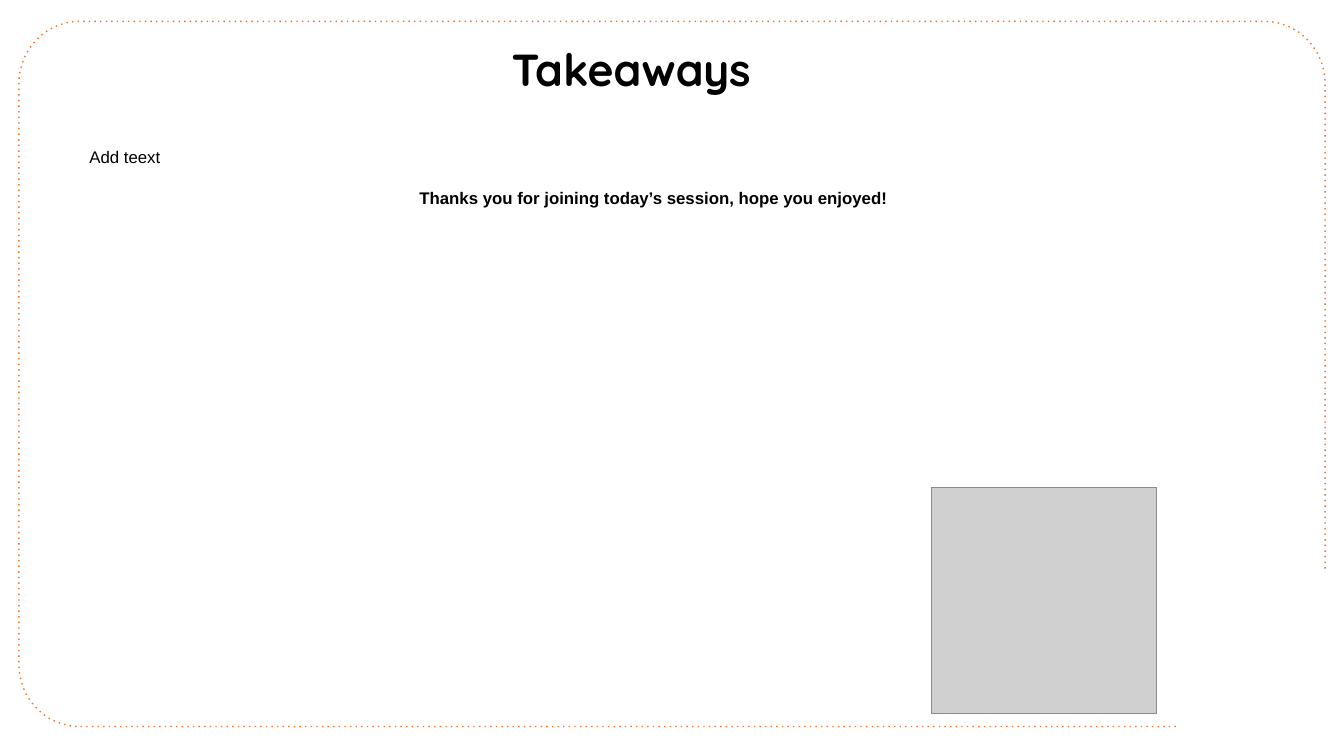
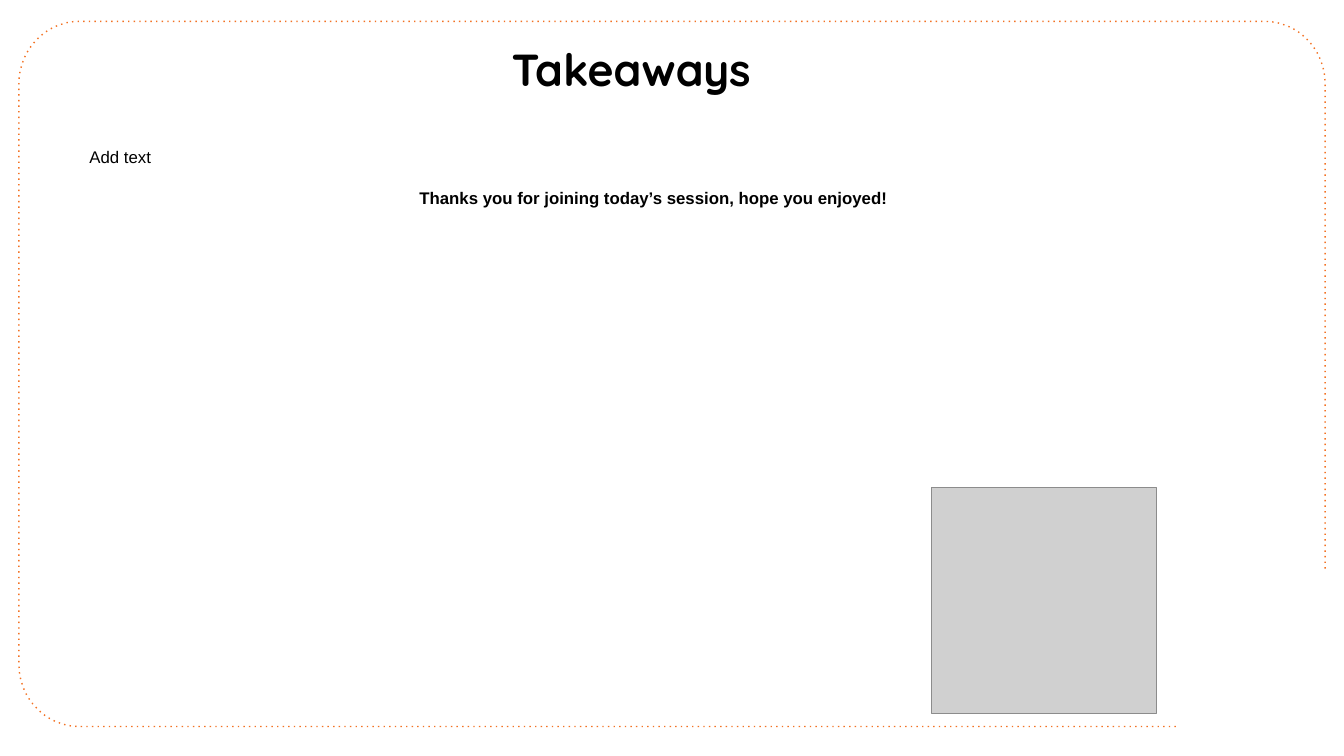
Before and after one commit to CloudSpecOps/Serverless-Architectures-with-Azure, a slide deck: slide 48 of Session Presentation/Azure-Serverless-Architecture-Session-Day-1.pptx (slide 47 before the commit). Drawn at 1344x756 pixels with LibreOffice and Linux fonts; fonts in the diff are those of the drawing; grey boxes stand for pictures; background and template pictures are left out. Boxes give left, top, right and bottom in pixels: in the first picture for what was removed or moved away, otherwise in the second. Text is boxed around its words. In the diff, an @@ line names an element or a change of style, - is before the commit and + after.

```diff
--- a/Session Presentation/Azure-Serverless-Architecture-Session-Day-1.pptx
+++ b/Session Presentation/Azure-Serverless-Architecture-Session-Day-1.pptx
@@ text at (89, 150, 151, 163): text changed @@
-Add teext
+Add text
```
Also in this commit, not shown: 7 other slides changed, 1 slide added.
